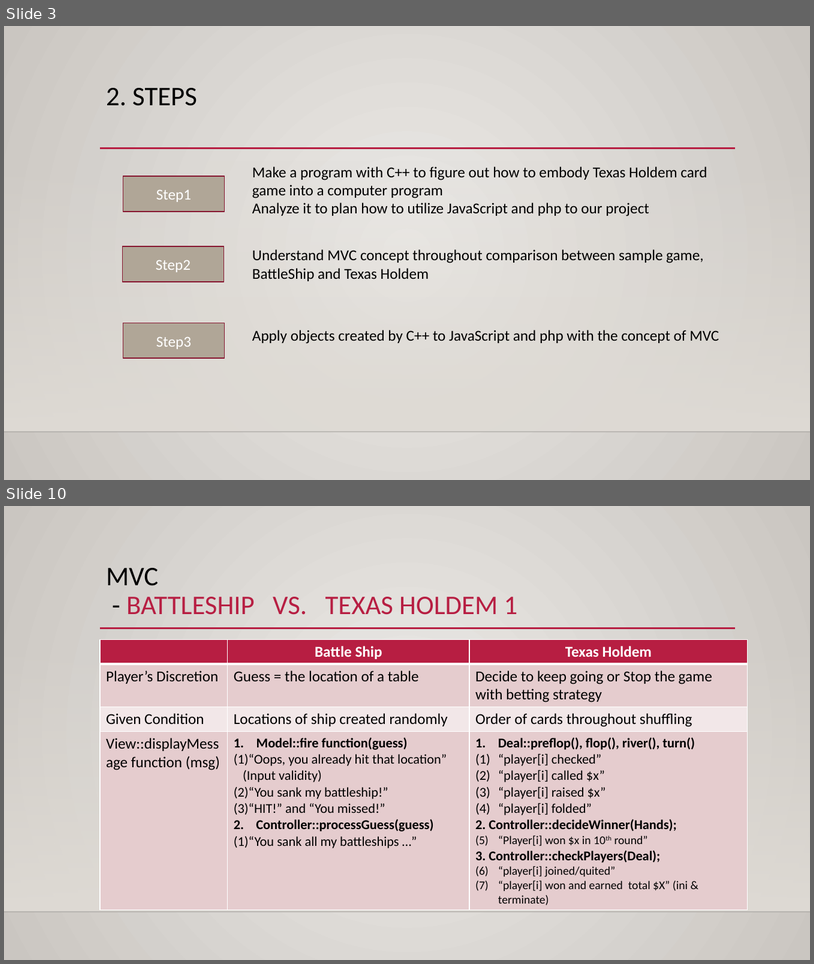
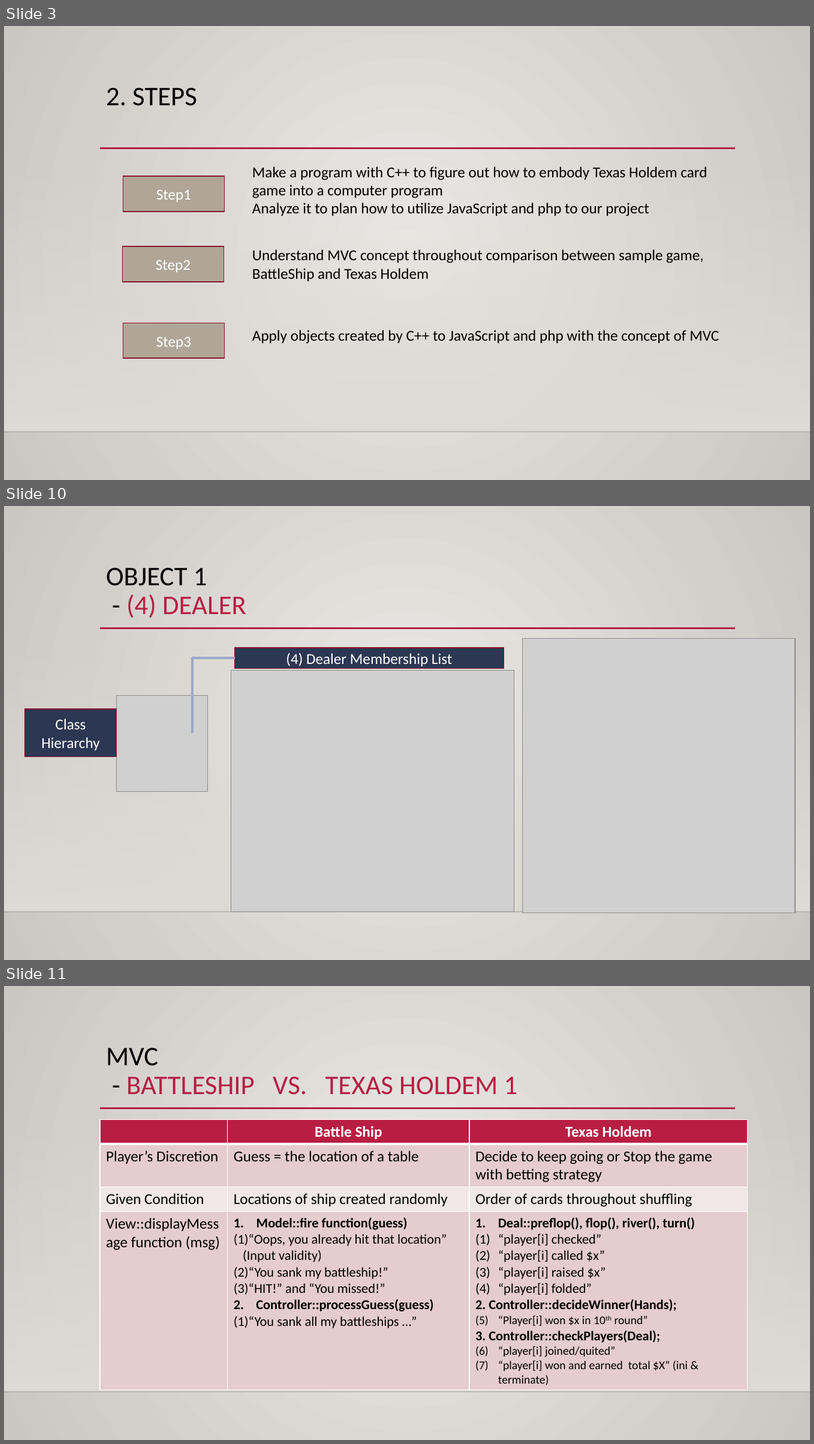
Before and after one commit to bl2746750/LeeByoungmo_CIS_17b_47697, a slide deck: Proj/Texas holdem.pptx. Shown one above the other, each under a label of ours: slides 3 and 10 before the commit, slides 3, 10 and 11 after it; the slides between them are not shown. The pictures are 814x964 and 814x1444 pixels, drawn with LibreOffice and Linux fonts; fonts in the diff are those of the drawing; grey boxes stand for pictures; background and template pictures are left out. Boxes give left, top, right and bottom in pixels: in the first picture for what was removed or moved away, otherwise in the second. Text is boxed around its words. In the diff, an @@ line names an element or a change of style, - is before the commit and + after.

```diff
--- a/Proj/Texas holdem.pptx
+++ b/Proj/Texas holdem.pptx
@@ slide 10 added at [4,506,810,960], background gradient #ECEAE7 to #CAC7C1; not listed: 3 template elements that a slide beside it also shows @@
@@ title added at [106,568,246,618], 32 pt, text #B71E42 @@
+OBJECT 1
+- (4) DEALER
@@ rectangle added at [235,648,504,668], fill #2C3753, outline #871631 1.25 pt, 18 pt, text #FFFFFF @@
+(4) Dealer Membership List
@@ picture added at [523,639,796,913] @@
@@ elbow line added from (192, 733) to (235, 658), #9BA8CA 3 pt @@
@@ picture added at [231,670,515,912] @@
@@ picture added at [117,696,208,791] @@
@@ rectangle added at [25,709,117,757], fill #2C3753, outline #871631 1.25 pt, 18 pt, text #FFFFFF @@
+Class
+Hierarchy
@@ what was slide 10 is now slide 11 @@
```
Also in this commit, not shown: 3 slides changed, 3 other slides added, 3 slides removed, 2 other files.
